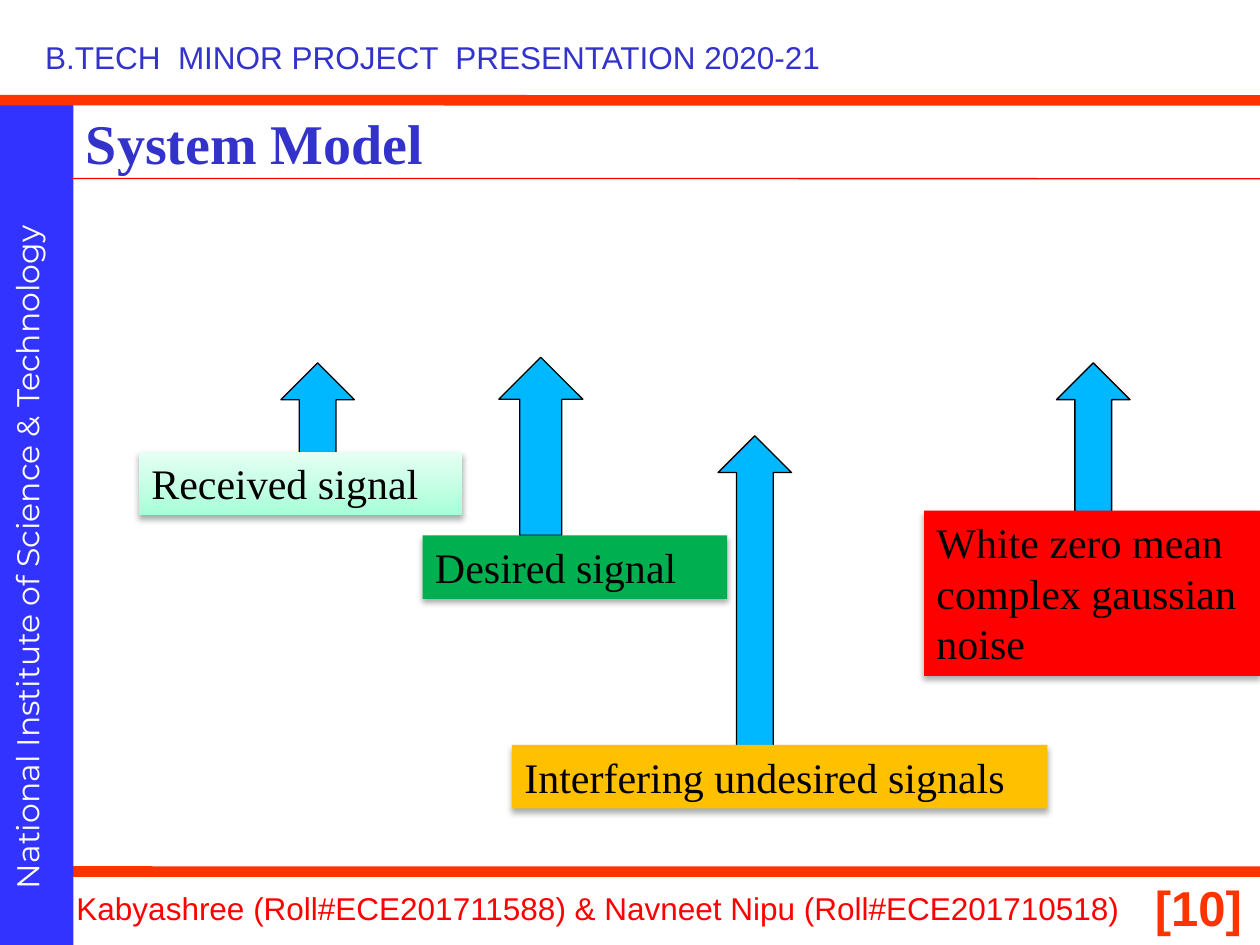
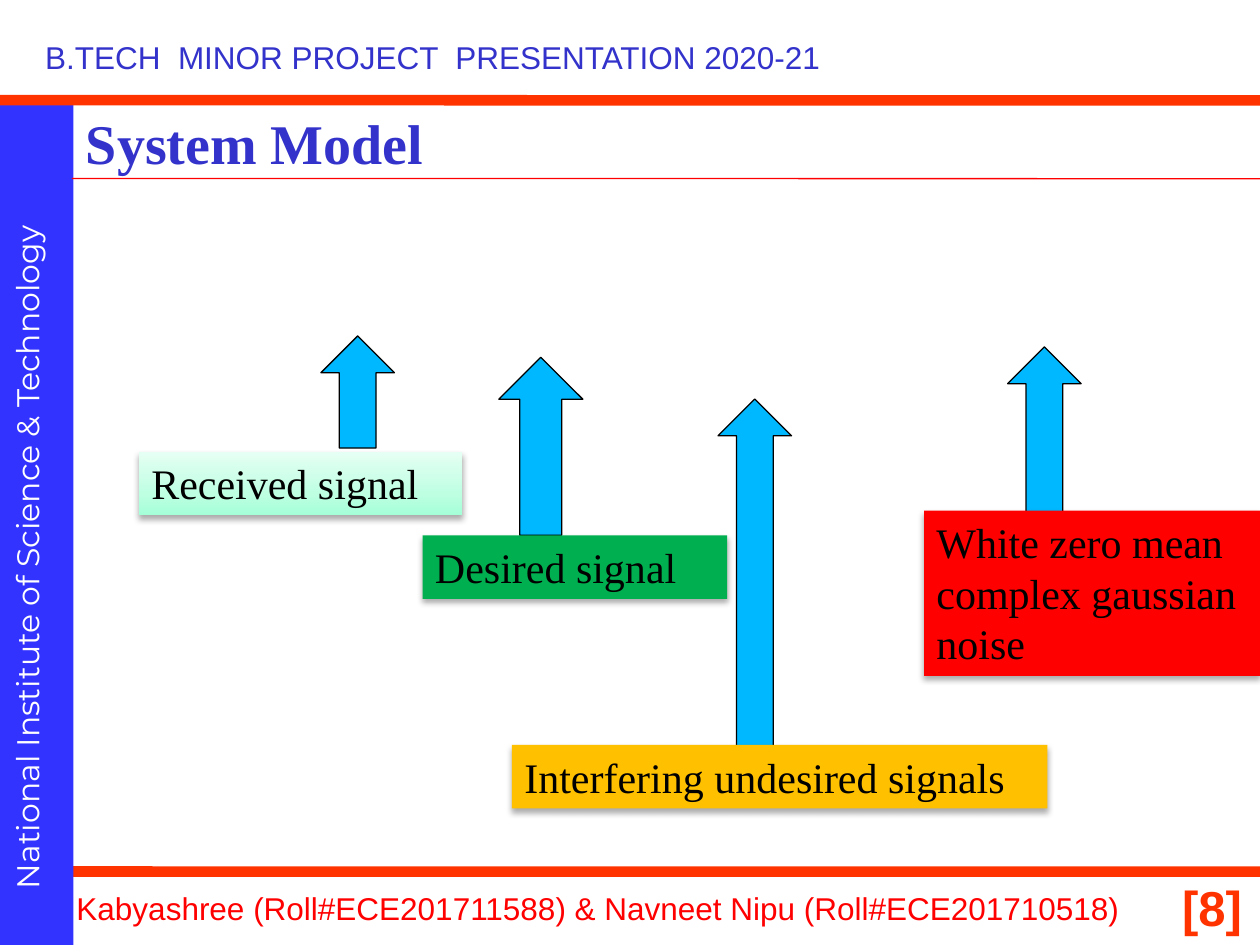
Before and after one commit to navneetnipu/btech_project, a slide deck: slide 8 of minor ppt (2) (2).pptx (slide 10 before the commit). Drawn at 1260x945 pixels with LibreOffice and Linux fonts; fonts in the diff are those of the drawing; grey boxes stand for pictures; background and template pictures are left out. Boxes give left, top, right and bottom in pixels: in the first picture for what was removed or moved away, otherwise in the second. Text is boxed around its words. In the diff, an @@ line names an element or a change of style, - is before the commit and + after.

```diff
--- a/minor ppt (2) (2).pptx
+++ b/minor ppt (2) (2).pptx
@@ up arrow: place and size @@
-up arrow at (281,363,354,457)
+up arrow at (321,336,394,449)
@@ up arrow: place and size @@
-up arrow at (1057,363,1130,552)
+up arrow at (1008,346,1081,557)
@@ up arrow: place and size @@
-up arrow at (718,436,791,759)
+up arrow at (718,399,791,759)
@@ page number at (1182,890,1242,936): text changed @@
-[10]
+[8]
```
Also in this commit, not shown: 13 other slides changed, 12 slides added, 4 slides removed, 2 other files.
